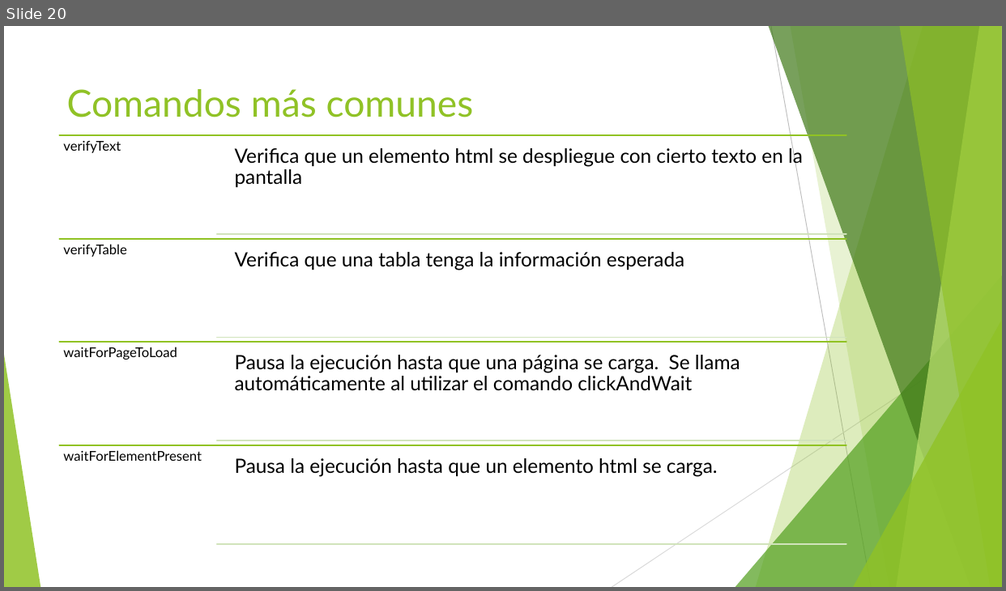
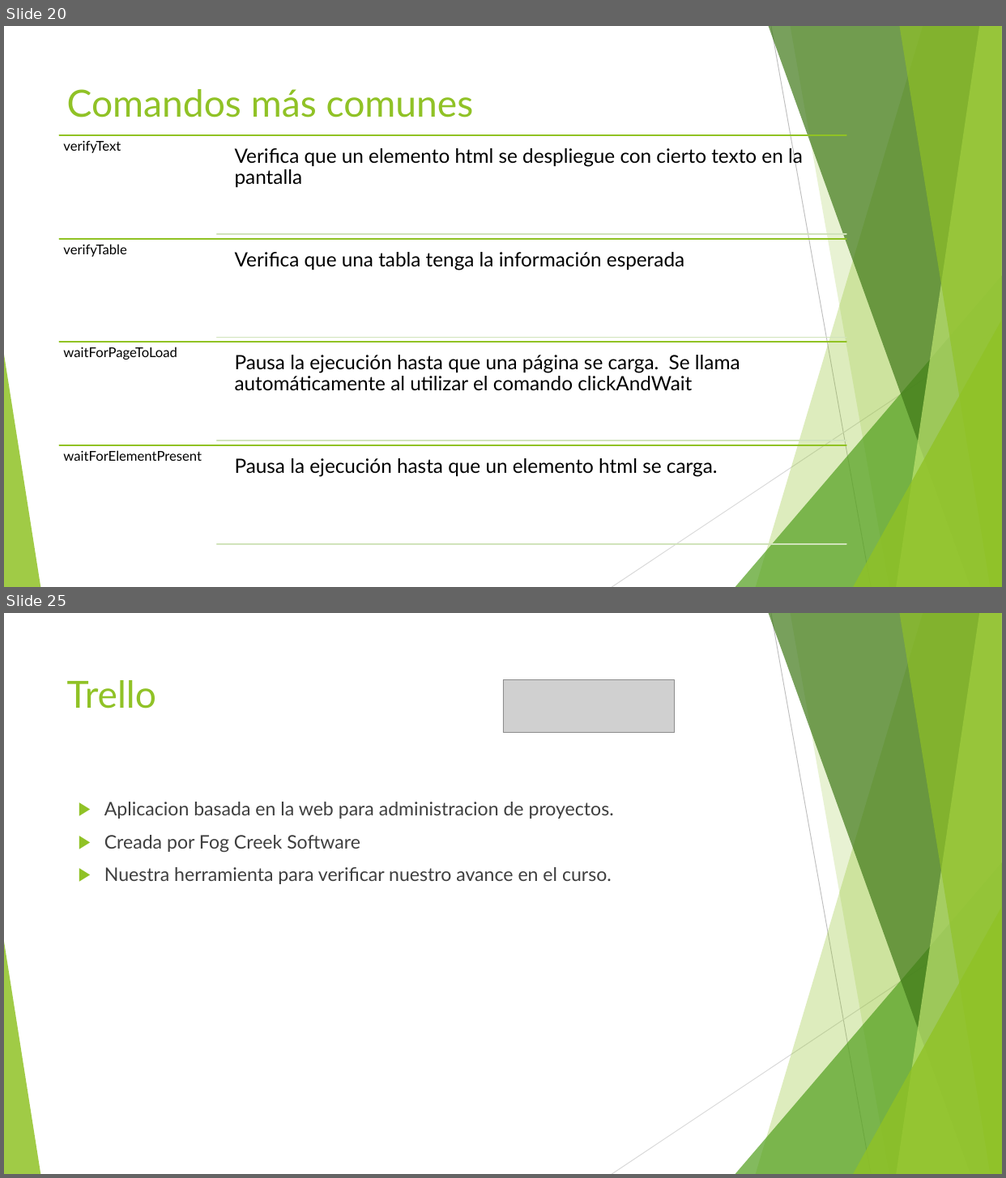
Before and after one commit to jomarnavarro/intro_automation, a slide deck: presentaciones/Selenium, session 1.pptx. Shown one above the other, each under a label of ours: slide 20 before the commit, slides 20 and 25 after it; the slides between them are not shown. The pictures are 1006x591 and 1006x1178 pixels, drawn with LibreOffice and Linux fonts; fonts in the diff are those of the drawing; grey boxes stand for pictures. Boxes give left, top, right and bottom in pixels: in the first picture for what was removed or moved away, otherwise in the second. Text is boxed around its words. In the diff, an @@ line names an element or a change of style, - is before the commit and + after.

Commit message:
Updated intro automation ppt to include github and trello

```diff
--- a/presentaciones/Selenium, session 1.pptx
+++ b/presentaciones/Selenium, session 1.pptx
@@ slide 25 added at (x1=4, y1=613, x2=1002, y2=1174), background #FFFFFF; not listed: 10 template elements that a slide beside it also shows @@
@@ title added at (x1=67, y1=680, x2=156, y2=709), 36 pt, text #90C226 @@
+Trello
@@ picture added at (x1=503, y1=679, x2=675, y2=733) @@
@@ text added at (x1=104, y1=802, x2=614, y2=884), 18 pt, text #3F3F3F @@
+▶ Aplicacion basada en la web para administracion de proyectos.
+▶ Creada por Fog Creek Software
+▶ Nuestra herramienta para verificar nuestro avance en el curso.
```
Also in this commit, not shown: 1 slide changed, 4 other slides added.
